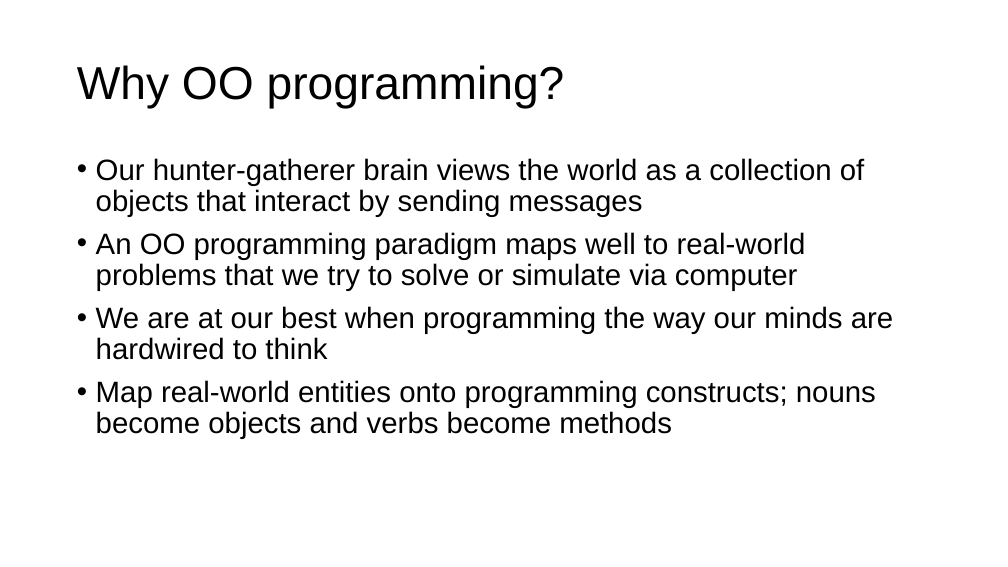
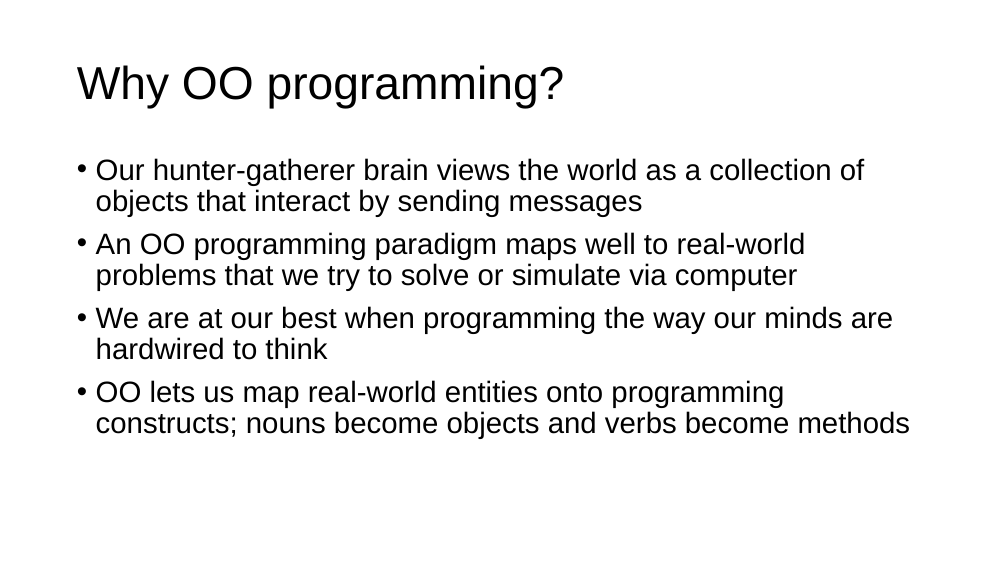
Before and after one commit to parrt/msds501, a slide deck: slide 4 of slides/OO.pptx. Drawn at 1008x567 pixels with LibreOffice and Linux fonts; fonts in the diff are those of the drawing; background and template pictures are left out. Boxes give left, top, right and bottom in pixels: in the first picture for what was removed or moved away, otherwise in the second. Text is boxed around its words. In the diff, an @@ line names an element or a change of style, - is before the commit and + after.

```diff
--- a/slides/OO.pptx
+++ b/slides/OO.pptx
@@ text at [96,380,911,439]: text changed @@
-• Map real-world entities onto programming constructs; nouns become objects and verbs become methods
+• OO lets us map real-world entities onto programming constructs; nouns become objects and verbs become methods
```
Also in this commit, not shown: 7 other slides changed, 14 slides added, 2 other files.
